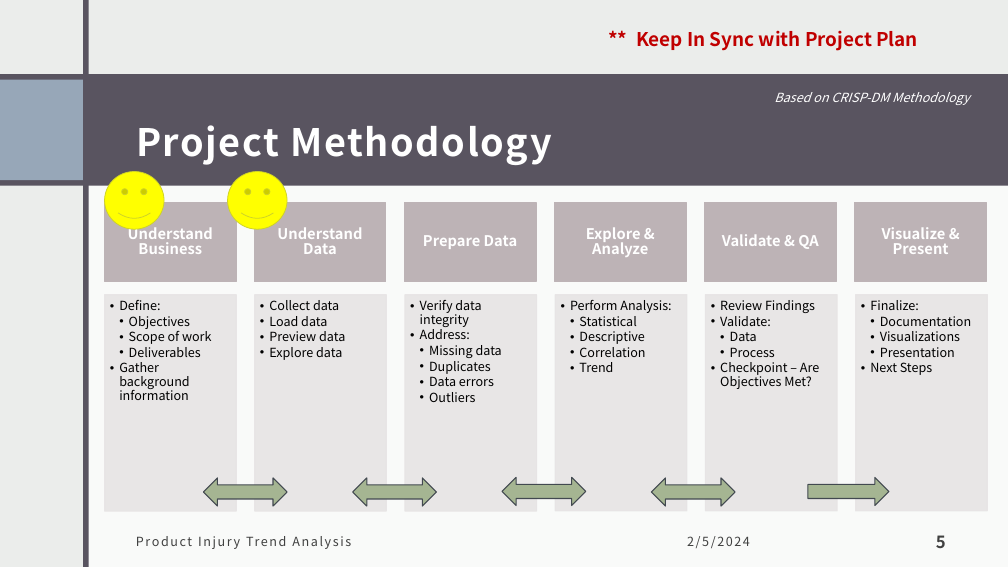
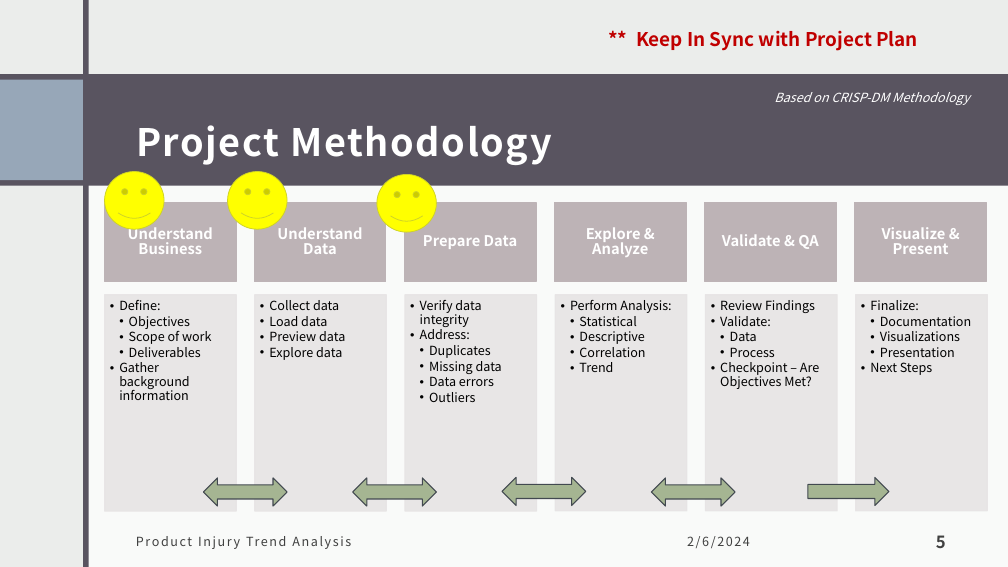
Before and after one commit to tamimcm416/product_injury, a slide deck: slide 5 of docs/Product Injuries.pptx. Drawn at 1008x567 pixels with LibreOffice and Linux fonts; fonts in the diff are those of the drawing. Boxes give left, top, right and bottom in pixels: in the first picture for what was removed or moved away, otherwise in the second. Text is boxed around its words. In the diff, an @@ line names an element or a change of style, - is before the commit and + after.

```diff
--- a/docs/Product Injuries.pptx
+++ b/docs/Product Injuries.pptx
@@ smiley face added at bbox=[377, 175, 437, 232], fill #FFFF00, outline #CED228 0.75 pt @@
@@ text at bbox=[429, 345, 491, 358]: paragraph added @@
+    • Duplicates
@@ text at bbox=[429, 357, 491, 374]: paragraph removed @@
-    • Duplicates
@@ text at bbox=[687, 536, 750, 548]: text changed @@
-2/5/2024
+2/6/2024
```
Also in this commit, not shown: 1 other slide changed, 1 other file.
